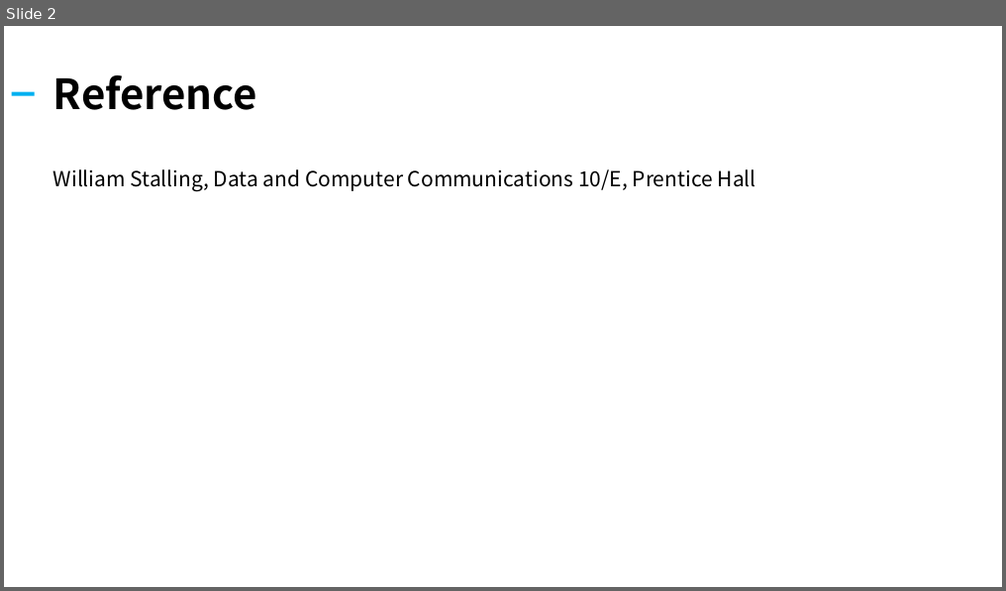
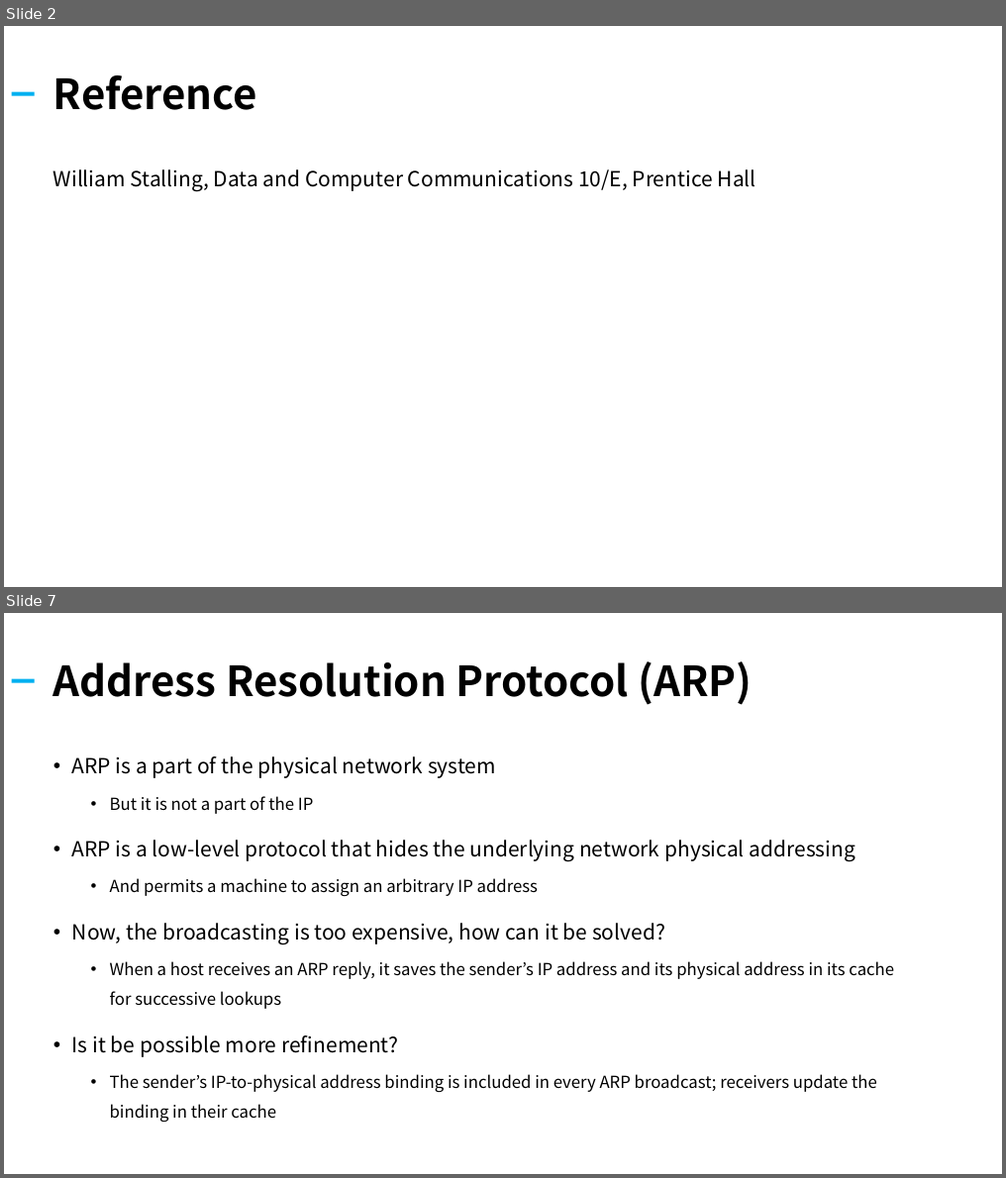
Before and after one commit to kiku99/AWS, a slide deck: Network/05. Network Internet Protocol (2).pptx. Shown one above the other, each under a label of ours: slide 2 before the commit, slides 2 and 7 after it; the slides between them are not shown. The pictures are 1006x591 and 1006x1178 pixels, drawn with LibreOffice and Linux fonts; fonts in the diff are those of the drawing. Boxes give left, top, right and bottom in pixels: in the first picture for what was removed or moved away, otherwise in the second. Text is boxed around its words. In the diff, an @@ line names an element or a change of style, - is before the commit and + after.

Commit message:
add : network internet protocol (2)

```diff
--- a/Network/05. Network Internet Protocol (2).pptx
+++ b/Network/05. Network Internet Protocol (2).pptx
@@ slide 7 added at <box>4,613,1002,1174</box>, background #FFFFFF @@
@@ title added at <box>54,662,751,705</box>, 40 pt, text #000000, bold @@
+Address Resolution Protocol (ARP)
@@ rectangle added at <box>12,679,35,682</box>, fill #00B0F0 @@
@@ text added at <box>72,757,894,1123</box>, 16 pt, text #000000 @@
+• ARP is a part of the physical network system
+  • But it is not a part of the IP
+• ARP is a low-level protocol that hides the underlying network physical addressing
+  • And permits a machine to assign an arbitrary IP address
+• Now, the broadcasting is too expensive, how can it be solved?
+  • When a host receives an ARP reply, it saves the sender’s IP address and its physical address in its cache for successive lookups
+• Is it be possible more refinement?
+  • The sender’s IP-to-physical address binding is included in every ARP broadcast; receivers update the binding in their cache
```
Also in this commit, not shown: 1 slide changed, 22 other slides added, 16 slides removed, 1 other file.
